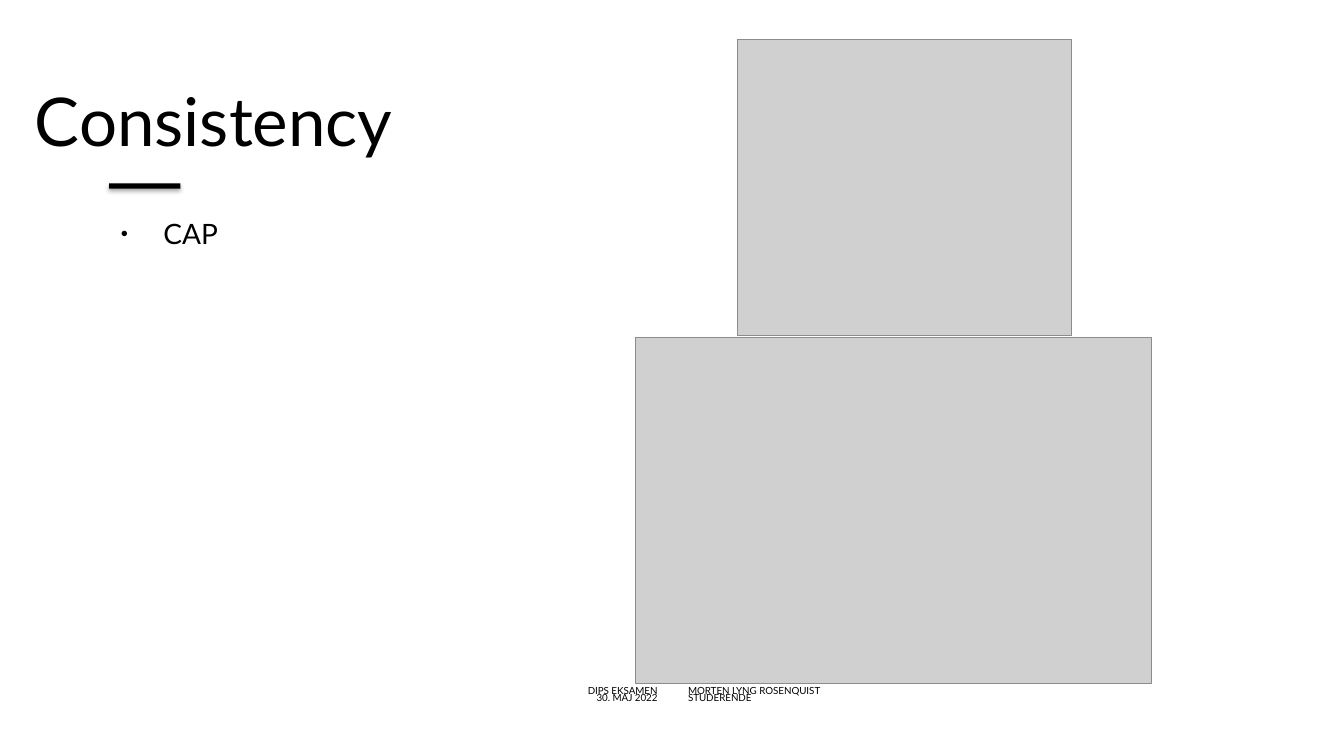
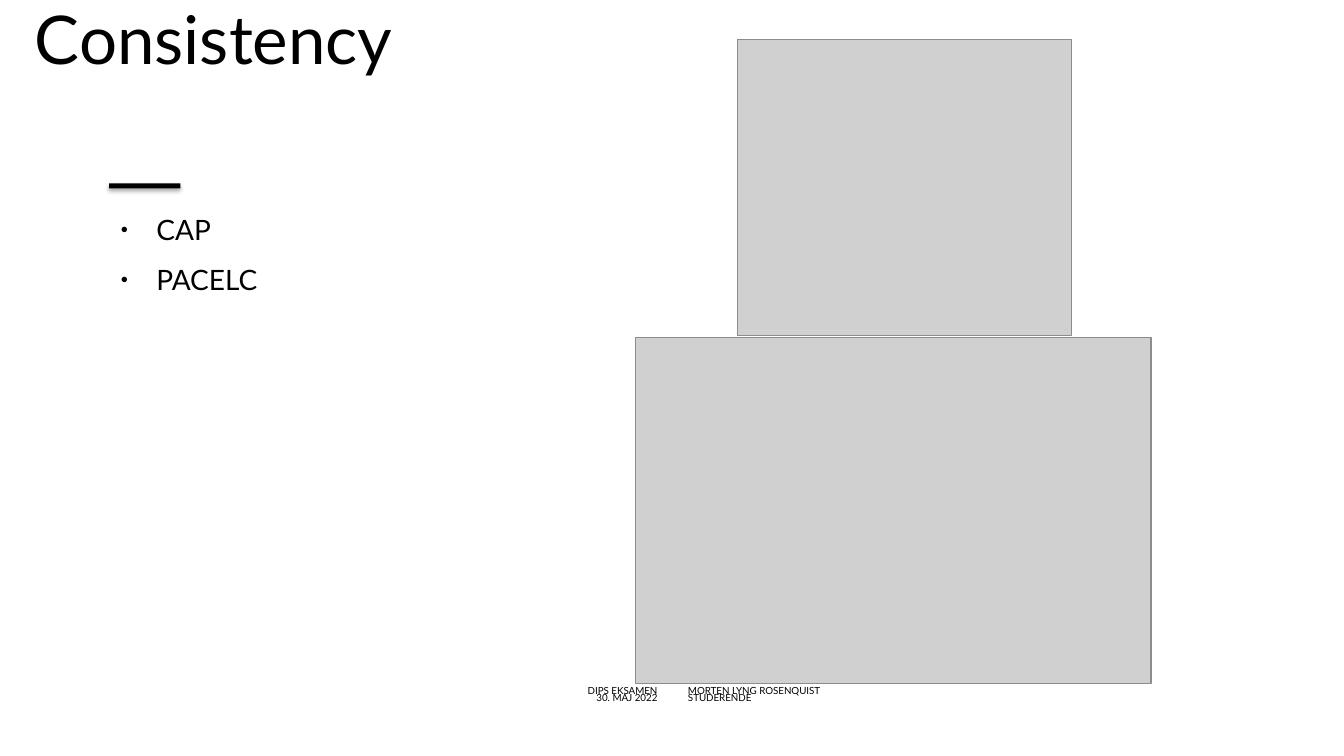
Before and after one commit to mlRosenquist/au-mlr-distributed-and-pervasive-systems, a slide deck: slide 10 of Præsentation.pptx (slide 11 before the commit). Drawn at 1344x756 pixels with LibreOffice and Linux fonts; fonts in the diff are those of the drawing; grey boxes stand for pictures; background and template pictures are left out. Boxes give left, top, right and bottom in pixels: in the first picture for what was removed or moved away, otherwise in the second. Text is boxed around its words. In the diff, an @@ line names an element or a change of style, - is before the commit and + after.

```diff
--- a/Præsentation.pptx
+++ b/Præsentation.pptx
@@ title "Consistency": place and size @@
-title "Consistency" at box(35, 97, 393, 158)
+title "Consistency" at box(35, 15, 393, 76)
@@ text at box(156, 269, 257, 291): paragraph added @@
+● PACELC
```
Also in this commit, not shown: 26 other slides changed, 9 slides added, 3 slides removed, 1 other file.
